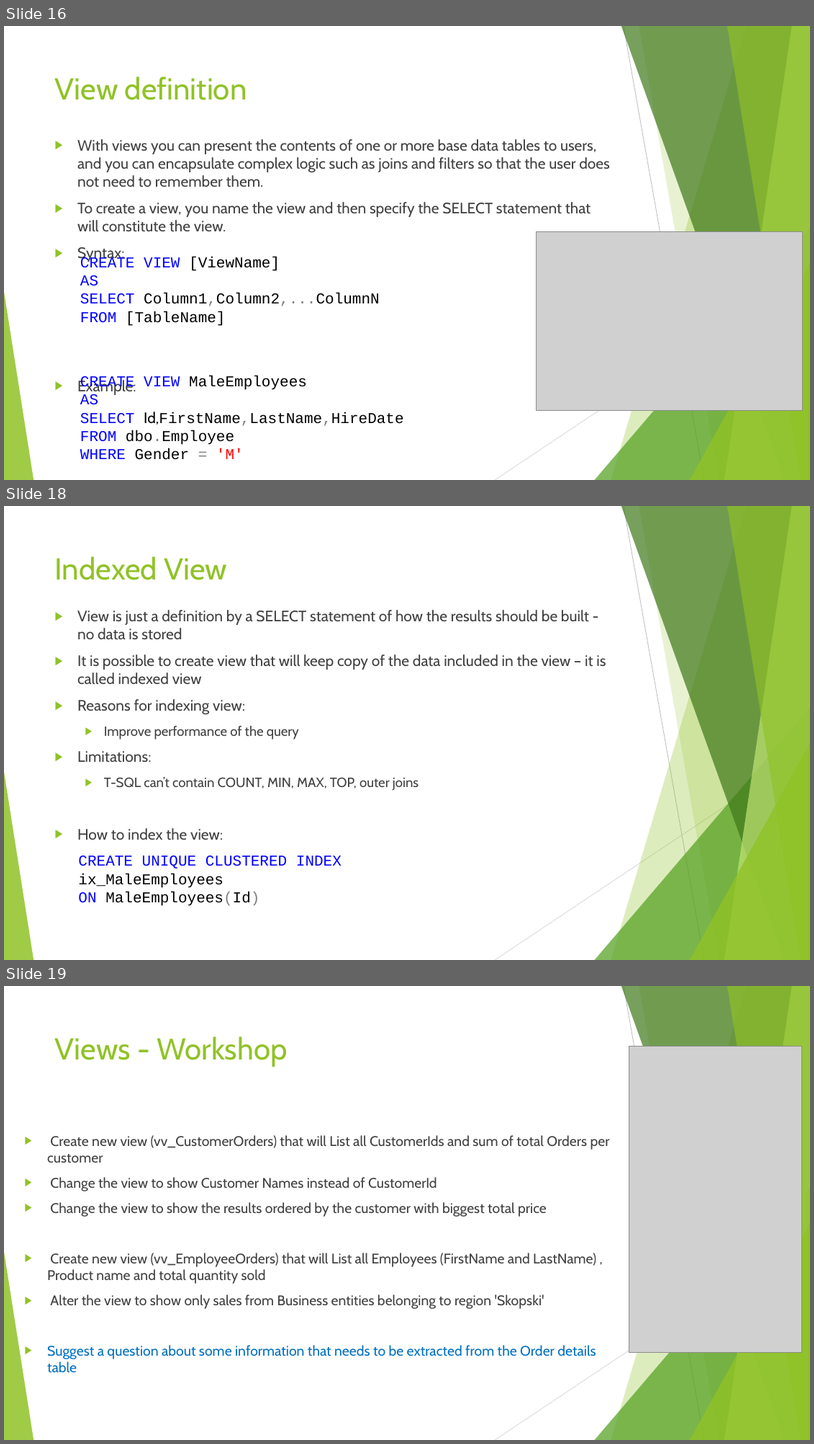
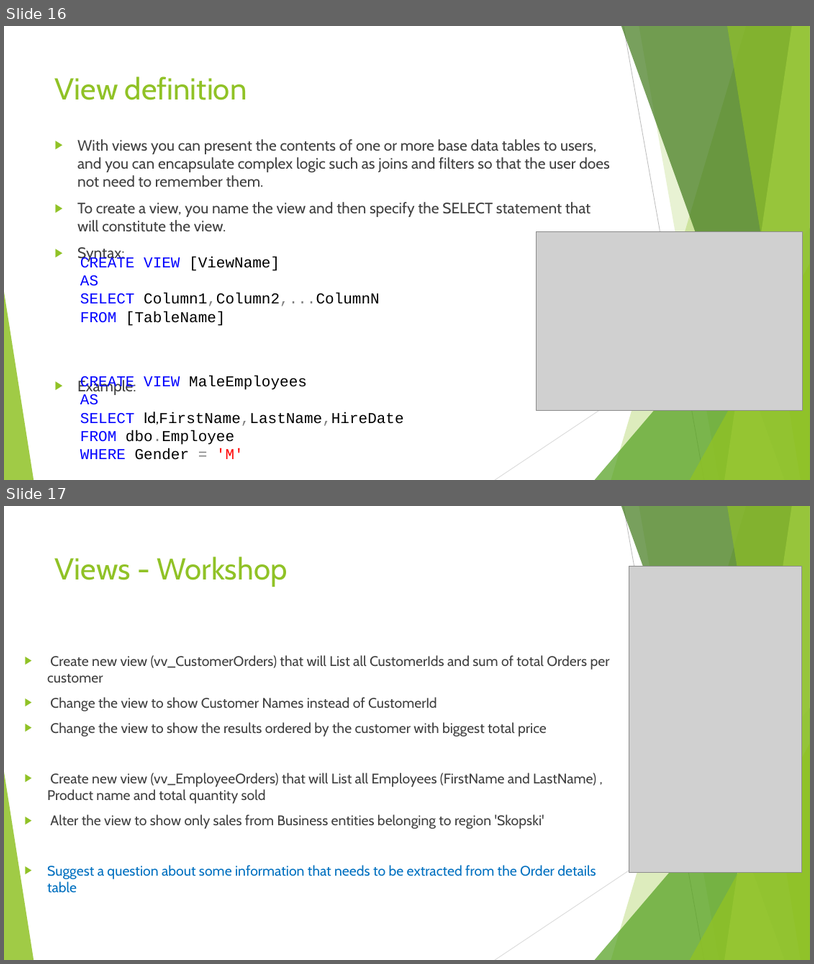
Before and after one commit to sedc-codecademy/sedc7-07-databasedevdesign, a slide deck: g1/Class 3/Presentation/Database Development and Design - Session 3.pptx. Shown one above the other, each under a label of ours: slides 16, 18 and 19 before the commit, slides 16 and 17 after it; the slides between them are not shown. The pictures are 814x1444 and 814x964 pixels, drawn with LibreOffice and Linux fonts; fonts in the diff are those of the drawing; grey boxes stand for pictures. Boxes give left, top, right and bottom in pixels: in the first picture for what was removed or moved away, otherwise in the second. Text is boxed around its words. In the diff, an @@ line names an element or a change of style, - is before the commit and + after.

```diff
--- a/g1/Class 3/Presentation/Database Development and Design - Session 3.pptx
+++ b/g1/Class 3/Presentation/Database Development and Design - Session 3.pptx
@@ slide 18 removed at (x1=4, y1=506, x2=810, y2=960), background #FFFFFF; not listed: 10 template elements that a slide beside it also shows @@
@@ title removed at (x1=55, y1=556, x2=227, y2=580) @@
-Indexed View
@@ text removed at (x1=77, y1=610, x2=606, y2=839) @@
-▶ View is just a definition by a SELECT statement of how the results should be built - no data is stored
-▶ It is possible to create view that will keep copy of the data included in the view – it is called indexed view
-▶ Reasons for indexing view:
-  ▶ Improve performance of the query
-▶ Limitations:
-  ▶ T-SQL can’t contain COUNT, MIN, MAX, TOP, outer joins
-▶ How to index the view:
@@ text removed at (x1=78, y1=855, x2=342, y2=906) @@
-CREATE UNIQUE CLUSTERED INDEX ix_MaleEmployees
-ON MaleEmployees(Id)
@@ what was slide 19 is now slide 17 @@
```
Also in this commit, not shown: 6 other slides removed, 5 other files.
